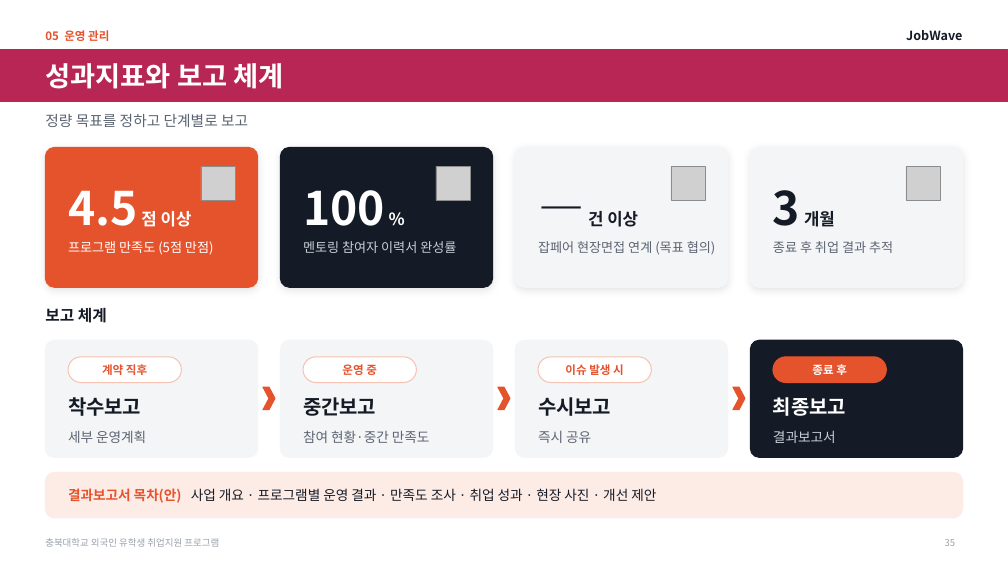
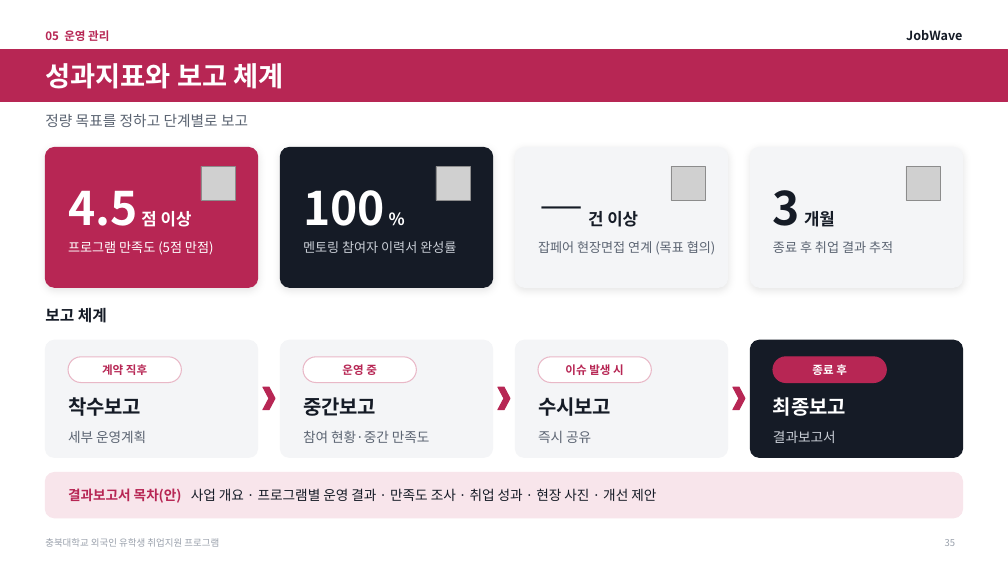
Before and after one commit to job-wave/Codex, a slide deck: slide 35 of output/jobwave-cbnu-proposal/JobWave_proposal_visual.pptx. Drawn at 1008x567 pixels with LibreOffice and Linux fonts; fonts in the diff are those of the drawing; grey boxes stand for pictures. Boxes give left, top, right and bottom in pixels: in the first picture for what was removed or moved away, otherwise in the second. Text is boxed around its words. In the diff, an @@ line names an element or a change of style, - is before the commit and + after.

```diff
--- a/output/jobwave-cbnu-proposal/JobWave_proposal_visual.pptx
+++ b/output/jobwave-cbnu-proposal/JobWave_proposal_visual.pptx
@@ outline #F6C3B2 1 pt to #E9B8C7 1 pt in 3 elements at (303, 357, 417, 383), (538, 357, 652, 383), (68, 357, 181, 383) @@
@@ text colour #E5532D to #B72654 in 4 elements at (45, 30, 109, 41), (102, 364, 147, 375), (342, 364, 377, 375), (565, 364, 624, 375) @@
@@ fill #E5532D to #B72654; outline #E5532D 1 pt to #B72654 1 pt in 5 elements at (45, 147, 258, 287), (263, 387, 275, 410), (498, 387, 510, 410), (733, 387, 745, 410), (773, 357, 886, 383) @@
@@ rounded rectangle at (45, 473, 963, 518): fill #FDECE6 to #F8E5EB; outline #FDECE6 1 pt to #F8E5EB 1 pt @@
@@ text "결과보고서 목차(안) 사업 개요 · ..." at (68, 488, 656, 503): text colour #E5532D to #B72654 in "결과보고서 목차(안)" @@
```
Also in this commit, not shown: 34 other slides changed, 2 other files.
